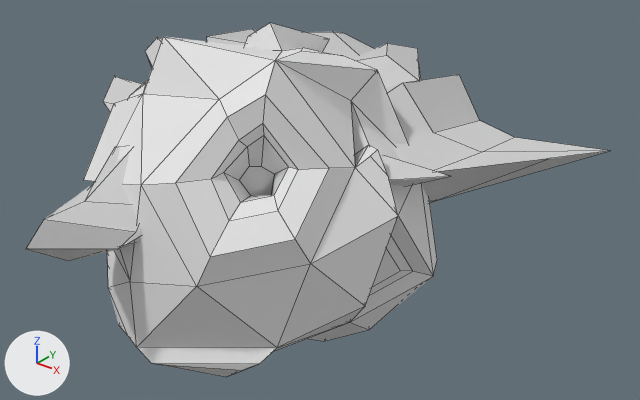
Before and after pictures for a commit that changed the OBJ model Models3D/Ship.obj.
One viewpoint serves both versions: a 50 mm camera at (7.49, -7.66, 4.5) aimed at (0.85, 0.64, -0.64). The axes (+X, +Y, +Z) are drawn at lower left. The lights are the same throughout. Mesh edges are drawn as thin lines. Where no turn or scale is listed for an object, it has been applied to the vertices.

Objects in the first picture: 'METEORI_Icosphere', 'NAVE_Cube.001'.
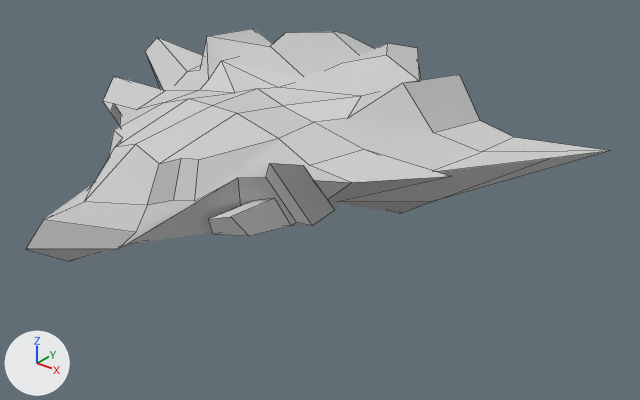
Where the change shows, as pixel boxes [x1, y1, x2, y2] in the pictures (640 x 400 px):
'METEORI_Icosphere', deleted
    before: [83, 23, 437, 377]
'NAVE_Cube.001', unchanged, uncovered by the edit
    both: [26, 29, 610, 261]

The edits, one by one:
Object 'METEORI_Icosphere' (ob_meteori_icosphere) is deleted.
